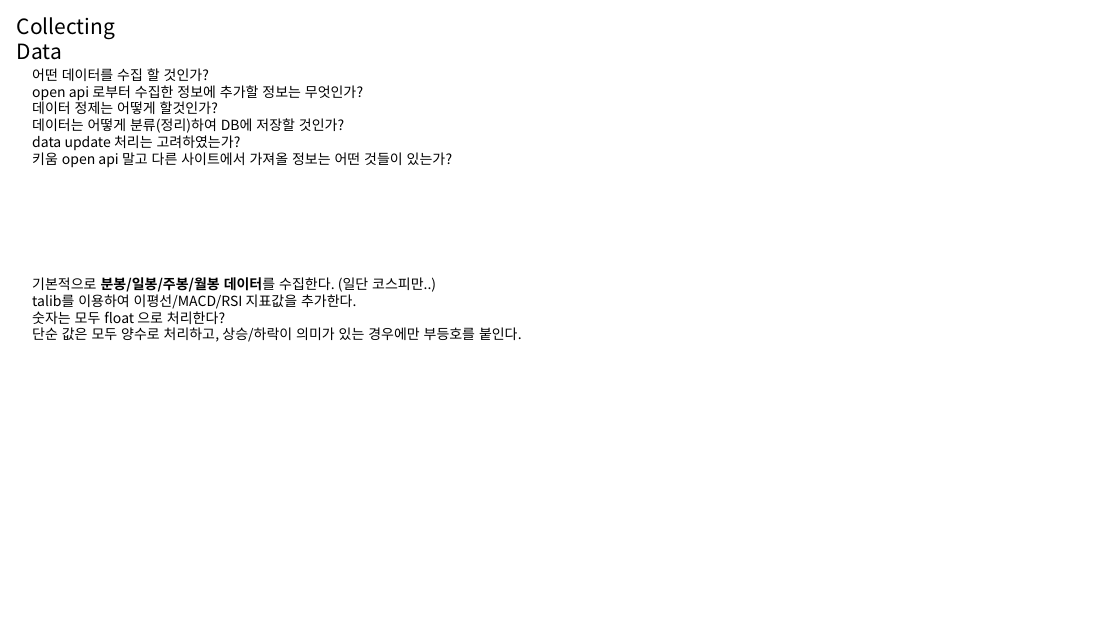
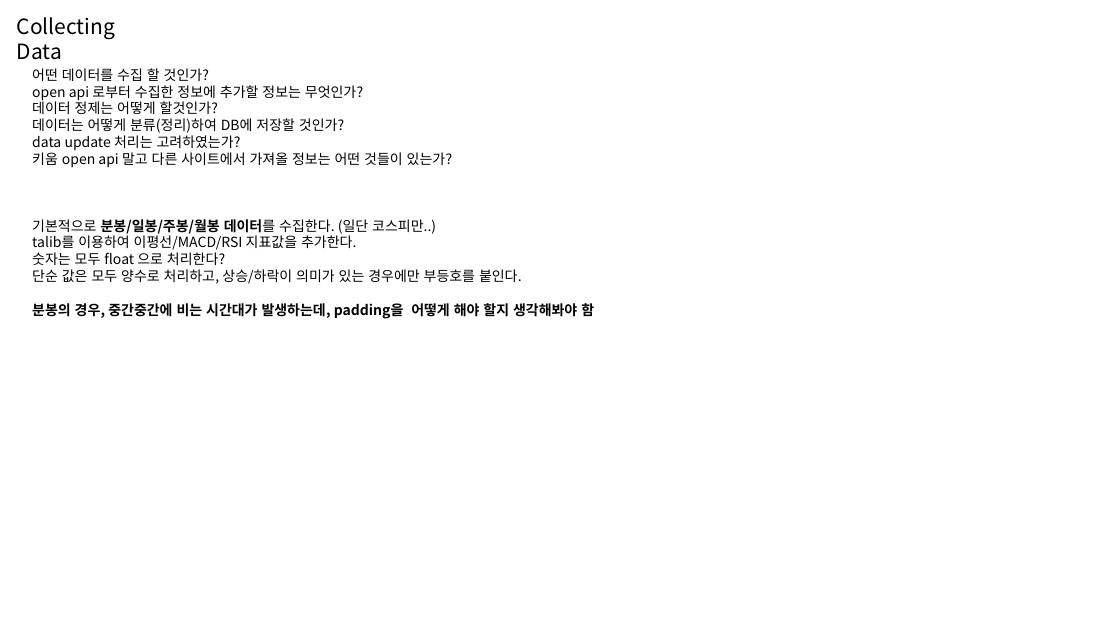
Before and after one commit to happineer/system_trading, a slide deck: slide 6 of doc/TopTrader.pptx. Drawn at 1120x630 pixels with LibreOffice and Linux fonts; fonts in the diff are those of the drawing. Boxes give left, top, right and bottom in pixels: in the first picture for what was removed or moved away, otherwise in the second. Text is boxed around its words. In the diff, an @@ line names an element or a change of style, - is before the commit and + after.

```diff
--- a/doc/TopTrader.pptx
+++ b/doc/TopTrader.pptx
@@ text "기본적으로 분봉/일봉/주봉/월봉 데이터를 수집한다. (일단 ..." moved from (x1=32, y1=277, x2=522, y2=342) to (x1=32, y1=219, x2=594, y2=319) @@
@@ text at (x1=32, y1=303, x2=594, y2=319): paragraph added @@
+분봉의 경우, 중간중간에 비는 시간대가 발생하는데, padding을 어떻게 해야 할지 생각해봐야 함
```
Also in this commit, not shown: 5 other slides changed, 10 slides added.
